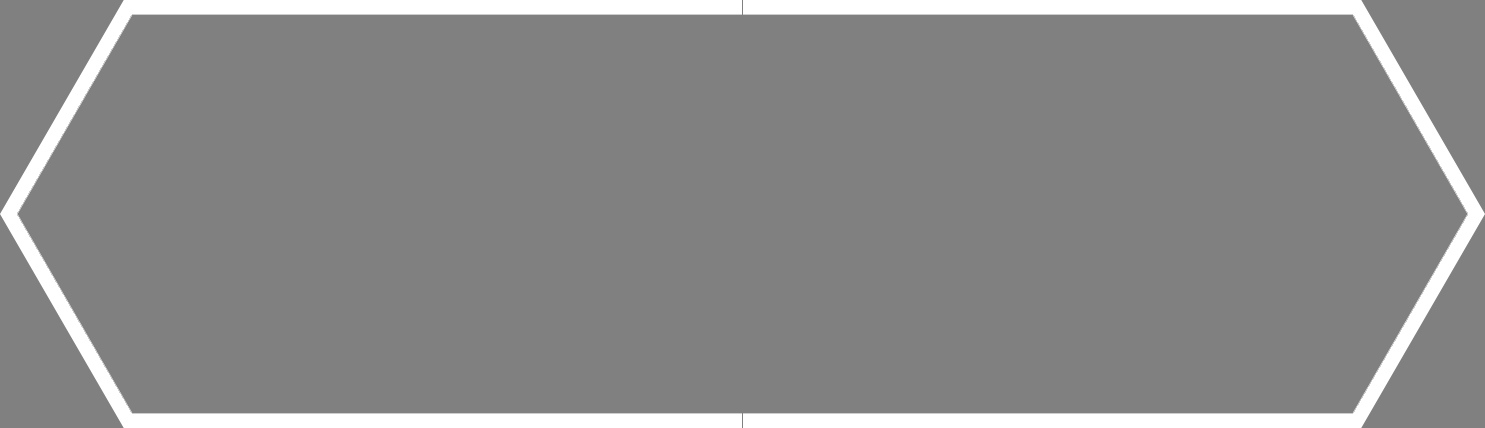
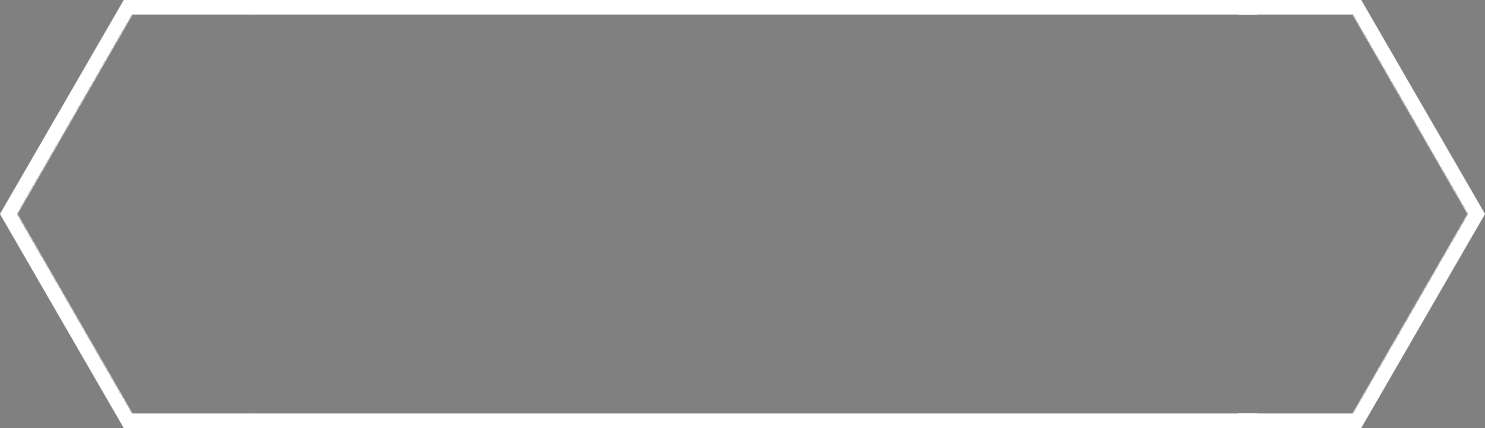
Comparing the layer stacks of the two (1485, 428) images. Changes:
painted on "Layer 1" over [248, 0, 1257, 428]
